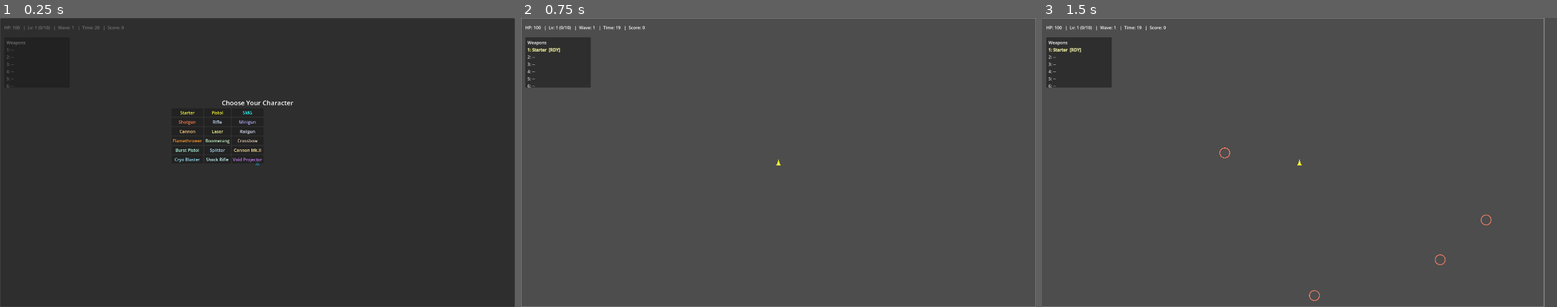
Above: before the commit, frames 1-3 (left to right).
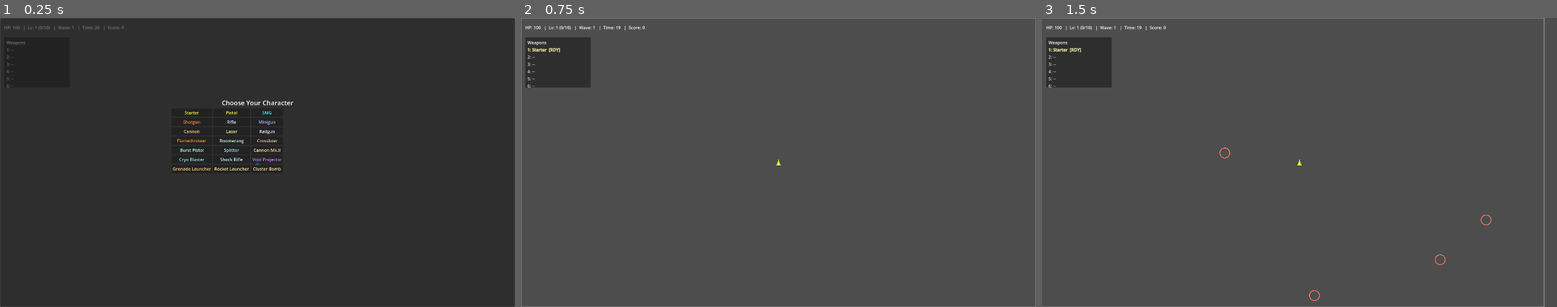
Above: after the commit, the same moments.

Repository: Deitox/Dexcoto
Game: Godot game, scene res://scenes/Main.tscn
Two runs of this game, one before a commit and one after it. Both use one fixed random seed, a clock stepped at 60 frames per second and the inputs below.
Inputs (mouse positions are in pixels of both pictures, inside the frame that each line leads up to):
- Up to frame 1 (0.25 s): no input
- Up to frame 2 (0.75 s): click "Starter" at 0.5 s
- Up to frame 3 (1.5 s): tap Enter at 1.25 s; move the mouse to (1412, 148) at 1.27 s; hold Right (ui_right) from 1.28 s (still down); click (1412, 148) at 1.42 s

The runs differ from the first frame. In frame 1, 0.9% of the frame differs, in the area x 33-55%, y 32-53%; in frame 2, nothing differs; in frame 3, nothing differs.

Commit message:
Added a new “Explosive” set with a controlling stat, plus items and upgrades.

Diff:
--- a/scripts/bullet.gd
+++ b/scripts/bullet.gd
@@ -31,11 +31,142 @@
 	if body.is_in_group("enemies"):
 		if body.has_method("take_damage"):
 			body.take_damage(damage)
-		# Apply elemental effect if supported
-		if effect != null and effect is Dictionary and effect.size() > 0:
-			if body.has_method("apply_elemental_effect"):
-				body.call("apply_elemental_effect", effect, damage, global_position)
+		# Apply elemental effect if supported (independent of explosion)
+		var has_eff := (effect != null and effect is Dictionary and effect.size() > 0)
+		if has_eff and body.has_method("apply_elemental_effect"):
+			body.call("apply_elemental_effect", effect, damage, global_position)
+		# Explosive AoE on hit
+		if has_eff and bool(effect.get("explosive", false)):
+			var radius: float = float(effect.get("radius", 120.0))
+			var factor: float = float(effect.get("expl_factor", 0.9))
+			var col: Color = Color(effect.get("color", Color(1,0.8,0.5)))
+			_explode(global_position, int(round(float(damage) * factor)), radius, col)
+		# Cross-synergy items (player-driven)
+		var player = get_tree().get_first_node_in_group("player")
+		if player != null and player.has_method("get_item_count"):
+			var rolls: int = int(player.get_item_count("volatile_rounds"))
+			if rolls > 0 and not bool(effect.get("explosive", false)):
+				var chance: float = min(0.5, 0.08 * float(rolls))
+				if randf() < chance:
+					_explode(global_position, int(round(float(damage) * 0.7)), 100.0 + 20.0 * float(rolls), Color(1.0, 0.8, 0.5))
+			var fuse: int = int(player.get_item_count("elemental_fuse"))
+			if fuse > 0 and (effect == null or not effect.has("element")):
+				var ch: float = min(0.6, 0.1 * float(fuse))
+				if randf() < ch:
+					_apply_random_elemental_to_target(body, damage, fuse)
 		_return_to_pool()
+
+func _explode(pos: Vector2, dmg: int, radius: float, col: Color) -> void:
+	# Damage nearby enemies and show a quick ring
+	var enemies: Array = get_tree().get_nodes_in_group("enemies")
+	var r2: float = radius * radius
+	for e in enemies:
+		if not is_instance_valid(e):
+			continue
+		var d2: float = pos.distance_squared_to(e.global_position)
+		if d2 <= r2 and e.has_method("take_damage"):
+			e.take_damage(dmg)
+	# Visual polish: double shockwave + radial streaks
+	var ring := Line2D.new()
+	ring.width = 3.0
+	ring.default_color = col
+	var segs: int = 32
+	var pts := PackedVector2Array()
+	for s in range(segs + 1):
+		var a := TAU * float(s) / float(segs)
+		pts.append(Vector2(cos(a), sin(a)) * radius)
+	ring.points = pts
+	get_tree().current_scene.add_child(ring)
+	ring.global_position = pos
+	var tw := ring.create_tween()
+	tw.tween_property(ring, "modulate:a", 0.0, 0.28)
+	tw.tween_callback(ring.queue_free)
+	# Inner ring expands slightly
+	var ring2 := Line2D.new()
+	ring2.width = 2.0
+	ring2.default_color = Color(col.r, col.g, col.b, 0.85)
+	var pts2 := PackedVector2Array()
+	for s in range(segs + 1):
+		var a2 := TAU * float(s) / float(segs)
+		pts2.append(Vector2(cos(a2), sin(a2)) * (radius * 0.6))
+	ring2.points = pts2
+	get_tree().current_scene.add_child(ring2)
+	ring2.global_position = pos
+	var tw2 := ring2.create_tween()
+	tw2.tween_property(ring2, "scale", Vector2(1.3, 1.3), 0.22)
+	tw2.tween_property(ring2, "modulate:a", 0.0, 0.22)
+	tw2.tween_callback(ring2.queue_free)
+	# Radial streaks
+	var rays: int = 8
+	for i in range(rays):
+		var ang := TAU * float(i) / float(rays)
+		var ray := Line2D.new()
+		ray.width = 2.0
+		ray.default_color = Color(col.r, col.g, col.b, 0.9)
+		ray.points = PackedVector2Array([Vector2.ZERO, Vector2(cos(ang), sin(ang)) * (radius * 0.9)])
+		get_tree().current_scene.add_child(ray)
+		ray.global_position = pos
+		var twr := ray.create_tween()
+		twr.tween_property(ray, "modulate:a", 0.0, 0.18)
+		twr.tween_callback(ray.queue_free)
+	# Payload Catalyst: apply elemental proc to AoE victims
+	var player = get_tree().get_first_node_in_group("player")
+	if player != null and player.has_method("get_item_count"):
+		var payload: int = int(player.get_item_count("payload_catalyst"))
+		if payload > 0:
+			var chance: float = min(0.5, 0.1 * float(payload))
+			for e2 in enemies:
+				if not is_instance_valid(e2):
+					continue
+				var d22: float = pos.distance_squared_to(e2.global_position)
+				if d22 <= r2 and e2.has_method("apply_elemental_effect") and randf() < chance:
+					var ef := _random_element_effect(payload)
+					e2.apply_elemental_effect(ef, dmg, e2.global_position)
+
+func _apply_random_elemental_to_target(target: Node, base_damage: int, power_scale: int) -> void:
+	if target == null or not is_instance_valid(target):
+		return
+	var elems: Array[String] = ["fire","cryo","shock","void"]
+	var pick: String = elems[randi() % elems.size()]
+	var eff: Dictionary = {"element": pick, "proc": 1.0, "power": 1.0 + 0.2 * float(power_scale)}
+	match pick:
+		"fire":
+			eff["ignite_factor"] = 0.35
+			eff["ignite_duration"] = 1.6
+		"cryo":
+			eff["freeze_duration"] = 0.8
+		"shock":
+			eff["arc_count"] = 2 + power_scale
+			eff["arc_radius"] = 120.0 + 10.0 * float(power_scale)
+			eff["arc_factor"] = 0.45
+		"void":
+			eff["vuln"] = 0.15
+			eff["vuln_duration"] = 2.0
+		_:
+			pass
+	if target.has_method("apply_elemental_effect"):
+		target.apply_elemental_effect(eff, base_damage, target.global_position)
+
+func _random_element_effect(power_scale: int) -> Dictionary:
+	var elems: Array[String] = ["fire","cryo","shock","void"]
+	var pick: String = elems[randi() % elems.size()]
+	var eff: Dictionary = {"element": pick, "proc": 1.0, "power": 1.0 + 0.2 * float(power_scale)}
+	match pick:
+		"fire":
+			eff["ignite_factor"] = 0.3
+			eff["ignite_duration"] = 1.4
+		"cryo":
+			eff["freeze_duration"] = 0.7
+		"shock":
+			eff["arc_count"] = 2 + power_scale
+			eff["arc_radius"] = 120.0 + 10.0 * float(power_scale)
+			eff["arc_factor"] = 0.4
+		"void":
+			eff["vuln"] = 0.15
+			eff["vuln_duration"] = 1.8
+		_:
+			pass
+	return eff
 
 func activate(pos: Vector2, dir: Vector2, spd: float, dmg: int, col: Color, life: float, p: Node, eff: Dictionary = {}) -> void:
 	global_position = pos
--- a/scripts/main.gd
+++ b/scripts/main.gd
@@ -717,6 +717,34 @@
 					if player:
 						player.spread_degrees = max(0.0, player.spread_degrees - 2.0)
 						player.add_item("stabilizer")
+				"volatile_rounds":
+					if player:
+						player.add_item("volatile_rounds")
+				"elemental_fuse":
+					if player:
+						player.add_item("elemental_fuse")
+				"payload_catalyst":
+					if player:
+						player.add_item("payload_catalyst")
+				"superconductor":
+					if player:
+						player.add_item("superconductor")
+				"blast_caps":
+					if player:
+						player.explosive_power_mult *= 1.10
+						player.add_item("blast_caps")
+				"demolition_kit":
+					if player:
+						player.explosive_power_mult *= 1.15
+						player.add_item("demolition_kit")
+				"payload_upgrade":
+					if player:
+						player.explosive_power_mult *= 1.20
+						player.add_item("payload_upgrade")
+				"warhead":
+					if player:
+						player.explosive_power_mult *= 1.30
+						player.add_item("warhead")
 				"elemental_amp":
 					if player:
 						player.elemental_damage_mult *= 1.10
--- a/scripts/player.gd
+++ b/scripts/player.gd
@@ -24,6 +24,7 @@
 
 # Elemental scaling (affects elemental weapons only)
 var elemental_damage_mult: float = 1.0
+var explosive_power_mult: float = 1.0
 
 # Item ownership counts (by item id)
 var item_counts: Dictionary = {}
@@ -157,6 +158,21 @@
 		for k in keys:
 			if w.has(k):
 				effect[k] = w[k]
+		# Superconductor synergy boosts Shock arcs
+		if elem == "shock" and has_method("get_item_count"):
+			var sc: int = int(get_item_count("superconductor"))
+			if sc > 0:
+				effect["arc_count"] = int(effect.get("arc_count", 2)) + sc
+				effect["arc_radius"] = float(effect.get("arc_radius", 140.0)) + 12.0 * float(sc)
+	# Explosive packaging (AoE on hit)
+	if bool(w.get("explosive", false)):
+		if effect.size() == 0:
+			effect = {}
+		effect["explosive"] = true
+		var base_r: float = float(w.get("expl_radius", 120.0))
+		effect["radius"] = base_r * max(0.1, explosive_power_mult)
+		effect["expl_factor"] = float(w.get("expl_factor", 0.9)) * max(0.5, explosive_power_mult)
+		effect["color"] = color
 	# Cap total projectiles and convert overflow into proportional damage
 	if shots > MAX_TOTAL_PROJECTILES:
 		var scale_up: float = float(shots) / float(MAX_TOTAL_PROJECTILES)
@@ -245,6 +261,8 @@
 					overflow_damage_mult_from_projectiles *= 1.1
 		"elemental_power":
 			elemental_damage_mult *= (1.0 + float(v))
+		"explosive_power":
+			explosive_power_mult *= (1.0 + float(v))
 		_:
 			pass
 
@@ -289,6 +307,13 @@
 	for k in opt_keys:
 		if w.has(k):
 			inst[k] = w[k]
+	# Copy explosive fields if present
+	if bool(w.get("explosive", false)):
+		inst["explosive"] = true
+		if w.has("expl_radius"):
+			inst["expl_radius"] = w["expl_radius"]
+		if w.has("expl_factor"):
+			inst["expl_factor"] = w["expl_factor"]
 	# Apply tier scaling if starting above tier 1
 	if start_tier > 1:
 		for t in range(2, start_tier + 1):
--- a/scripts/shop.gd
+++ b/scripts/shop.gd
@@ -60,6 +60,19 @@
 		 "desc":"Void element. Applies Vulnerable debuff.",
 		 "fire_interval":0.55, "damage":16, "speed":600, "projectiles":1, "color": Color(0.8,0.5,1.0),
 		 "element":"void", "element_proc":0.30, "vuln":0.20, "vuln_duration":2.5},
+		# Explosive weapons
+		{"kind":"weapon","id":"grenade_launcher","name":"Grenade Launcher","cost":18,"rarity":"Rare",
+		 "desc":"Explosive rounds. AoE on hit.",
+		 "fire_interval":0.60, "damage":18, "speed":480, "projectiles":1, "color": Color(1.0,0.8,0.5),
+		 "explosive": true, "expl_radius": 120.0, "expl_factor": 0.9},
+		{"kind":"weapon","id":"rocket_launcher","name":"Rocket Launcher","cost":22,"rarity":"Epic",
+		 "desc":"High damage explosive rockets.",
+		 "fire_interval":0.85, "damage":26, "speed":520, "projectiles":1, "color": Color(1.0,0.9,0.6),
+		 "explosive": true, "expl_radius": 160.0, "expl_factor": 1.0},
+		{"kind":"weapon","id":"cluster_bomb","name":"Cluster Bomb","cost":24,"rarity":"Legendary",
+		 "desc":"Explodes in a large radius.",
+		 "fire_interval":0.95, "damage":22, "speed":460, "projectiles":1, "color": Color(1.0,0.85,0.6),
+		 "explosive": true, "expl_radius": 200.0, "expl_factor": 0.8},
 	]
 
 static func items() -> Array[Dictionary]:
@@ -106,6 +119,15 @@
 		 "desc":"+30% Elemental Power."},
 		{"kind":"item","id":"arcanum","name":"Arcanum","cost":26,"rarity":"Legendary",
 		 "desc":"+40% Elemental Power."},
+		# Cross-synergy items
+		{"kind":"item","id":"volatile_rounds","name":"Volatile Rounds","cost":16,"rarity":"Rare",
+		 "desc":"Non-explosive hits have a chance to explode."},
+		{"kind":"item","id":"elemental_fuse","name":"Elemental Fuse","cost":18,"rarity":"Rare",
+		 "desc":"Non-elemental hits may inflict a random element."},
+		{"kind":"item","id":"payload_catalyst","name":"Payload Catalyst","cost":20,"rarity":"Epic",
+		 "desc":"Explosions may apply a random elemental effect in the blast."},
+		{"kind":"item","id":"superconductor","name":"Superconductor","cost":22,"rarity":"Epic",
+		 "desc":"Shock effects arc to more targets and reach farther."},
 	]
 
 static func generate_offers(count: int, wave: int = 1) -> Array[Dictionary]:
--- a/scripts/stats_panel.gd
+++ b/scripts/stats_panel.gd
@@ -37,11 +37,17 @@
 	var spread_deg: float = float(player.get("spread_degrees"))
 	var currency_mult: float = float(player.get("currency_gain_mult"))
 	var lifesteal: int = int(player.get("lifesteal_per_kill"))
-	# Elemental Power scaling (affects elemental weapons)
+
+	# Elemental / Explosive scaling stats
 	var elemental_power: float = 1.0
 	var _epv = player.get("elemental_damage_mult")
 	if _epv != null:
 		elemental_power = float(_epv)
+	var explosive_power: float = 1.0
+	var _xp = player.get("explosive_power_mult")
+	if _xp != null:
+		explosive_power = float(_xp)
+
 	var beam_threshold: float = 900.0
 	if bullet_pool and bullet_pool.has_method("get_beam_threshold"):
 		beam_threshold = float(bullet_pool.call("get_beam_threshold"))
@@ -71,6 +77,7 @@
 	lines.append("Currency Gain: x%.2f" % currency_mult)
 	lines.append("Lifesteal: +%d HP per kill" % lifesteal)
 	lines.append("Elemental Power: x%.2f" % elemental_power)
+	lines.append("Explosive Power: x%.2f" % explosive_power)
 	lines.append("Spread: %.1f°" % spread_deg)
 
 	text.bbcode_enabled = true
--- a/scripts/upgrades.gd
+++ b/scripts/upgrades.gd
@@ -54,12 +54,16 @@
 		{"id":"hp_60","name":"Max HP +60","rarity":"Legendary","type":"max_hp","value":60},
 		{"id":"bs_50","name":"Projectile Speed +50%","rarity":"Legendary","type":"bullet_speed","value":0.50},
 		{"id":"reg_3_0","name":"Regen +3.0/s","rarity":"Legendary","type":"regen","value":3.0},
-        # Elemental Power (affects elemental weapons' damage and effect chance/potency)
-        {"id":"elem_5","name":"Elemental Power +5%","rarity":"Common","type":"elemental_power","value":0.05},
-        {"id":"elem_10","name":"Elemental Power +10%","rarity":"Uncommon","type":"elemental_power","value":0.10},
-        {"id":"elem_20","name":"Elemental Power +20%","rarity":"Rare","type":"elemental_power","value":0.20},
-        {"id":"elem_30","name":"Elemental Power +30%","rarity":"Epic","type":"elemental_power","value":0.30},
-        {"id":"elem_40","name":"Elemental Power +40%","rarity":"Legendary","type":"elemental_power","value":0.40},
+		# Elemental Power (affects elemental weapons' damage and effect chance/potency)
+		{"id":"elem_5","name":"Elemental Power +5%","rarity":"Common","type":"elemental_power","value":0.05},
+		{"id":"elem_10","name":"Elemental Power +10%","rarity":"Uncommon","type":"elemental_power","value":0.10},
+		{"id":"elem_20","name":"Elemental Power +20%","rarity":"Rare","type":"elemental_power","value":0.20},
+		{"id":"elem_30","name":"Elemental Power +30%","rarity":"Epic","type":"elemental_power","value":0.30},
+		{"id":"elem_40","name":"Elemental Power +40%","rarity":"Legendary","type":"elemental_power","value":0.40},
+		# Explosive Power (affects explosive weapons' AoE damage/radius)
+		{"id":"exp_10","name":"Explosive Power +10%","rarity":"Uncommon","type":"explosive_power","value":0.10},
+		{"id":"exp_20","name":"Explosive Power +20%","rarity":"Rare","type":"explosive_power","value":0.20},
+		{"id":"exp_30","name":"Explosive Power +30%","rarity":"Epic","type":"explosive_power","value":0.30},
 	]
 
 static func weighted_choices(count: int, exclude_ids: Array[String] = []) -> Array[Dictionary]:
Not shown, changed: tmp_tail.txt
